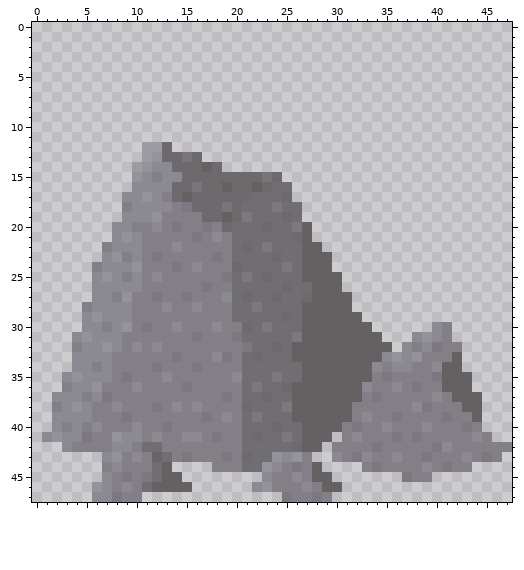
A pixel-art sprite gets an edit: Assets/Resources/Tiles/ForestObj/Rock1.png. The picture above is the old version.
The file is 48x48 pixels. Colours within 5 levels of each other are drawn and written as one.
Now the later version:
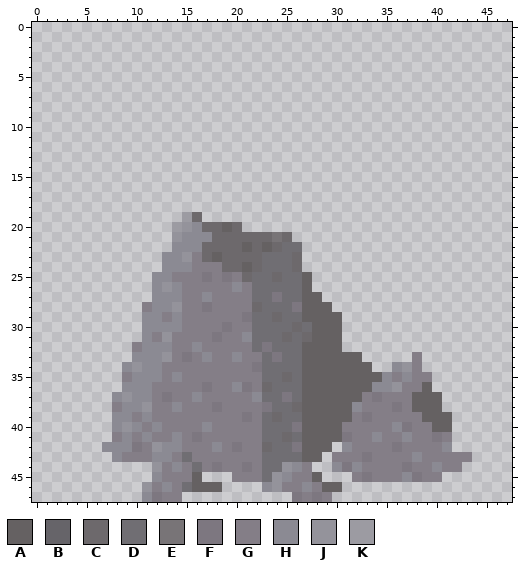
Palette (. is transparent): A #656162  B #666469  C #6d696c  D #706e73  E #787477  F #7d7780  G #847e87  H #8b8a93  J #94939b  K #9c9ba2
The commit says: Made regular rocks smaller
Changes in this commit:
Changed rows in their new state; - is an unchanged pixel.
first column x 1:
12 ----------...----------------------------------
13 ----------......-------------------------------
14 ---------.........-----------------------------
15 ---------...............-----------------------
16 ---------................----------------------
17 --------.................----------------------
18 --------..................---------------------
19 --------......KC..........---------------------
20 -------......KJHCCAC.......--------------------
21 -------......JHHHCCCCCCEC..--------------------
22 ------.......-HHCCCCACAC--..-------------------
23 ------......HHJ-CACCCC-D-C...------------------
24 -----.......HHHG--C-AC--DC...------------------
25 -----......-H---F--GC-DC---...-----------------
26 -----......HJH--G--HG---D-A...-----------------
27 -----......HHHG-H-GGG--F--A-...----------------
28 ----......-H-J-GF--GGC---F---..----------------
29 ----......HH-H-----GF--CD-----..---------------
30 ----......HHH----GF-G-D--CD---...------..------
31 ---.......H-J--G-F-GH---CDC---....---....------
32 ---......GH-H--H----G-FD-D----.....-......-----
33 ---......HHHJGF-HGGHGG-F-D------.....G....-----
34 ---.....HJHH---G----GF-----------..-J-....-----
35 --......GHHHGH-----GGG-DC--------AH-H--....----
36 --......H-H---G-F--HFGC-DD------AHHJ-GA....----
37 -......HJHH-F--H--G-GHD-FD-----------AAA....---
38 -......GHHJG---G-F--GGF-DC-----H---F-AAA....---
39 -......HH-H-----G-G-FG-C-D------F--G--AAA...---
40 -......HJ--HG---H---GG-D-F-----G--GHF-GAA...---
41 .......G-GHG-HGF-G--GG--C----AFG-H-GHG-F-....--
42 --....H--FGJHH---H-FGGC--F--A.H--G-F---G-......
43 ------.H-G-HH-D---G-GG-DDDAA-G-GF--G-HG---G...-
44 ------.....JGHGDGF--FGDDJH-.-HFH-G--F-GHG-.----
45 ------.....HGGGA---GGGDJHG--.--GFGGGHF-G-------
46 -----.....JGHGDAAA---.HJ-----------------------
47 -----.....HFGG----------.F---------------------
Changed places in both pictures, as pixel boxes (x1, y1, x2, y2):
changed: (42, 142, 512, 502)
